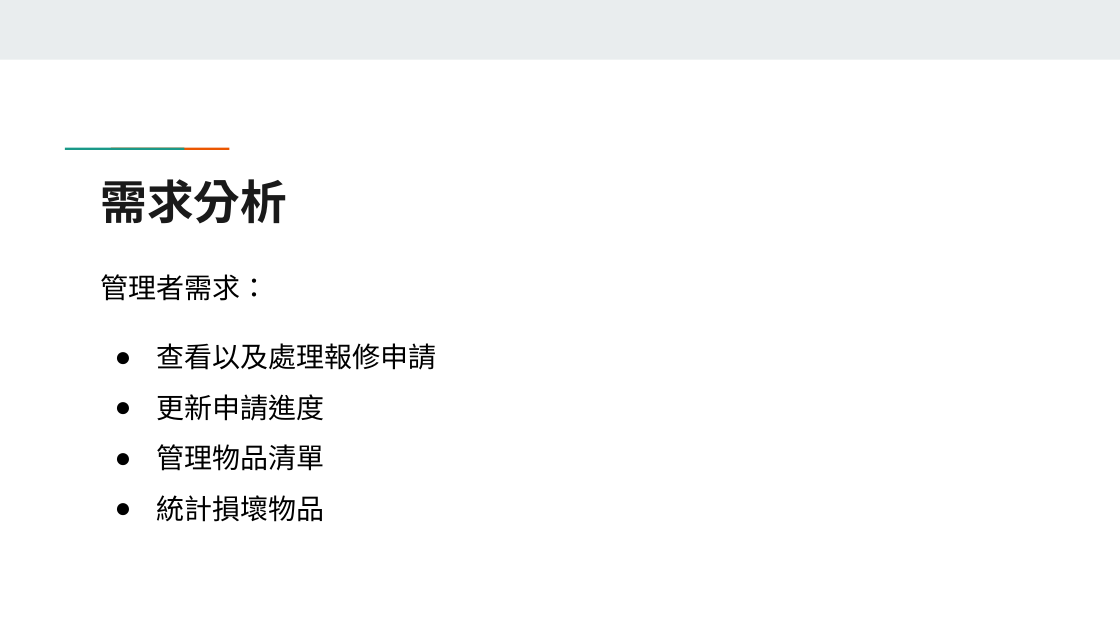
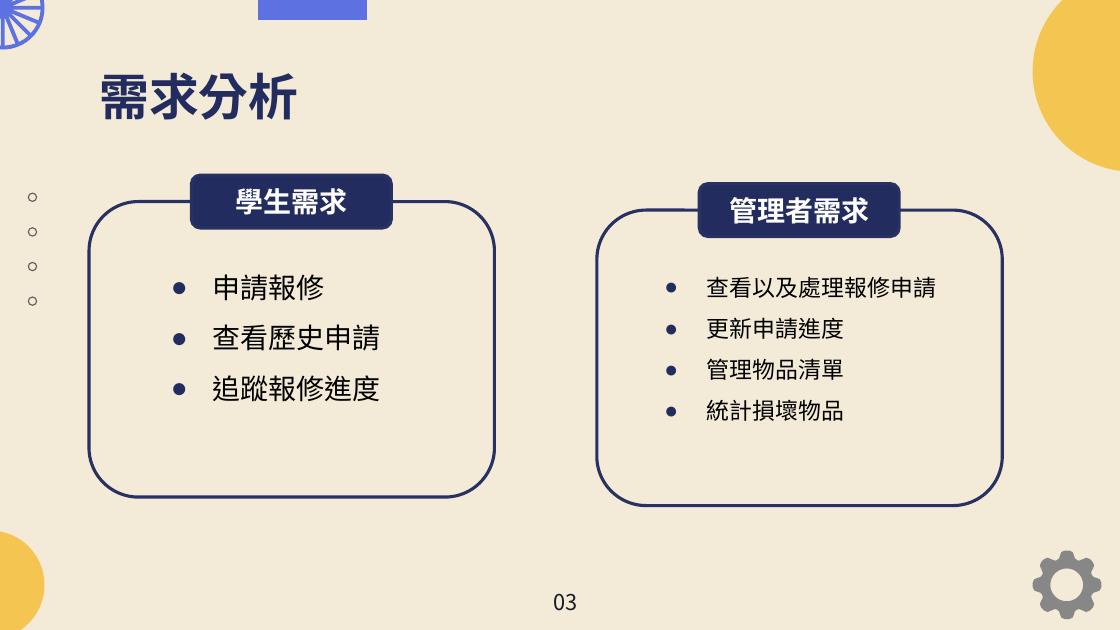
Before and after one commit to 2111518/Dormitory-repair-management-system, a slide deck: slide 4 of 期末報告.pptx (slide 5 before the commit). Drawn at 1120x630 pixels with LibreOffice and Linux fonts; fonts in the diff are those of the drawing. Boxes give left, top, right and bottom in pixels: in the first picture for what was removed or moved away, otherwise in the second. Text is boxed around its words. In the diff, an @@ line names an element or a change of style, - is before the commit and + after.

```diff
--- a/期末報告.pptx
+++ b/期末報告.pptx
@@ background #FFFFFF to #F3EBD8 @@
@@ rectangle removed at (0, 0, 1120, 59) @@
@@ freeform shape added at (0, 0, 45, 50), fill #5D71E0 @@
@@ freeform shape added at (259, 0, 367, 20), fill #5D71E0 @@
@@ freeform shape added at (1033, 0, 1120, 171), fill #F4C551 @@
@@ title "需求分析": place and size @@
-title "需求分析" at (101, 179, 288, 224)
+title "需求分析" at (99, 72, 298, 120)
@@ title "需求分析" at (99, 72, 298, 120): size 30 to 32 pt, font Manrope to Noto Sans CJK SC, text colour #1A1A1A to #232C5E @@
@@ rectangle removed at (102, 146, 148, 151) @@
@@ rectangle removed at (147, 146, 193, 151) @@
@@ rounded rectangle added at (192, 175, 392, 227), fill #232C5E, outline #293262 2 pt, 18 pt, text #FFFFFF, bold @@
+學生需求
@@ rounded rectangle added at (90, 202, 495, 497), outline #293262 2 pt @@
@@ rounded rectangle added at (699, 184, 899, 236), fill #232C5E, outline #293262 2 pt, 18 pt, text #FFFFFF, bold @@
+管理者需求
@@ rounded rectangle added at (597, 211, 1002, 506), outline #293262 2 pt @@
@@ text "查看以及處理報修申請": place and size @@
-text "查看以及處理報修申請" at (101, 274, 437, 522)
+text "查看以及處理報修申請" at (706, 276, 936, 421)
@@ text "查看以及處理報修申請" at (706, 276, 936, 421): size 18 to 14.7 pt, font Arial to Noto Sans CJK SC; bullet colour #000000 to #232C5E @@
@@ group added at (28, 193, 36, 305): 4 freeform shapes @@
@@ text at (101, 274, 269, 301): paragraph removed @@
-管理者需求：
@@ text added at (213, 274, 381, 402), 18 pt, text #000000 @@
+● 申請報修
+● 查看歷史申請
+● 追蹤報修進度
@@ freeform shape added at (0, 531, 45, 630), fill #F4C551 @@
@@ freeform shape added at (1033, 551, 1101, 619), fill #878787 @@
@@ text added at (553, 593, 577, 611), 14 pt, text #191A2A @@
+03
```
Also in this commit, not shown: 10 other slides changed, 2 slides added, 4 slides removed.
